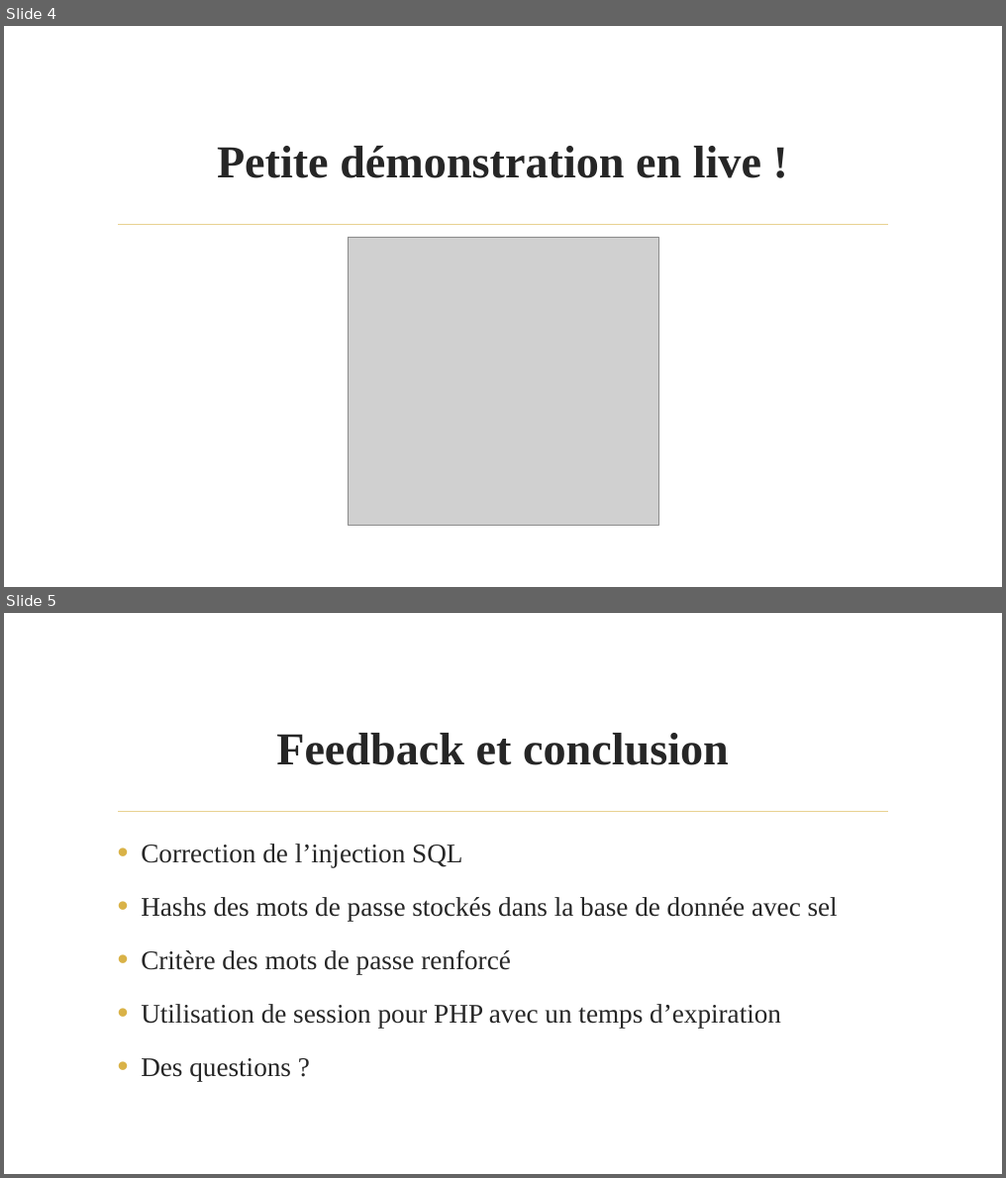
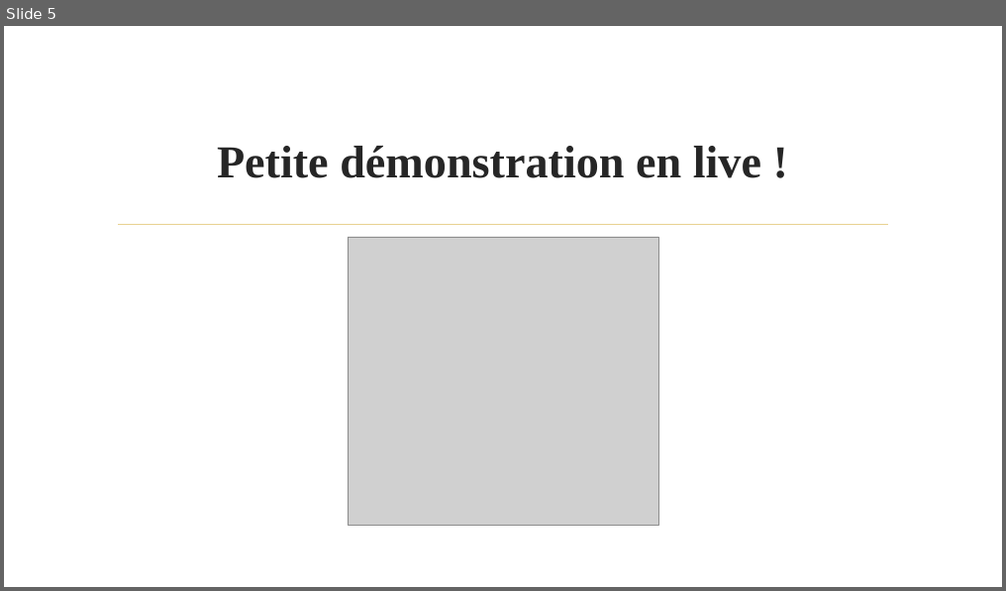
Before and after one commit to Thibaud-Besseau/STI-Labo-01, a slide deck: STI-Projet2.pptx. Shown one above the other, each under a label of ours: slides 4 and 5 before the commit, slide 5 after it. The pictures are 1006x1178 and 1006x591 pixels, drawn with LibreOffice and Linux fonts; fonts in the diff are those of the drawing; grey boxes stand for pictures; background and template pictures are left out. Boxes give left, top, right and bottom in pixels: in the first picture for what was removed or moved away, otherwise in the second. Text is boxed around its words. In the diff, an @@ line names an element or a change of style, - is before the commit and + after.

```diff
--- a/STI-Projet2.pptx
+++ b/STI-Projet2.pptx
@@ slide 5 removed at [4,613,1002,1174], background picture (left out); not listed: 1 template element that a slide beside it also shows @@
@@ title removed at [276,733,729,765] @@
-Feedback et conclusion
@@ text removed at [141,844,838,1082] @@
-• Correction de l’injection SQL
-• Hashs des mots de passe stockés dans la base de donnée avec sel
-• Critère des mots de passe renforcé
-• Utilisation de session pour PHP avec un temps d’expiration
-• Des questions ?
@@ what was slide 4 is now slide 5 @@
```
Also in this commit, not shown: 2 slides added.
